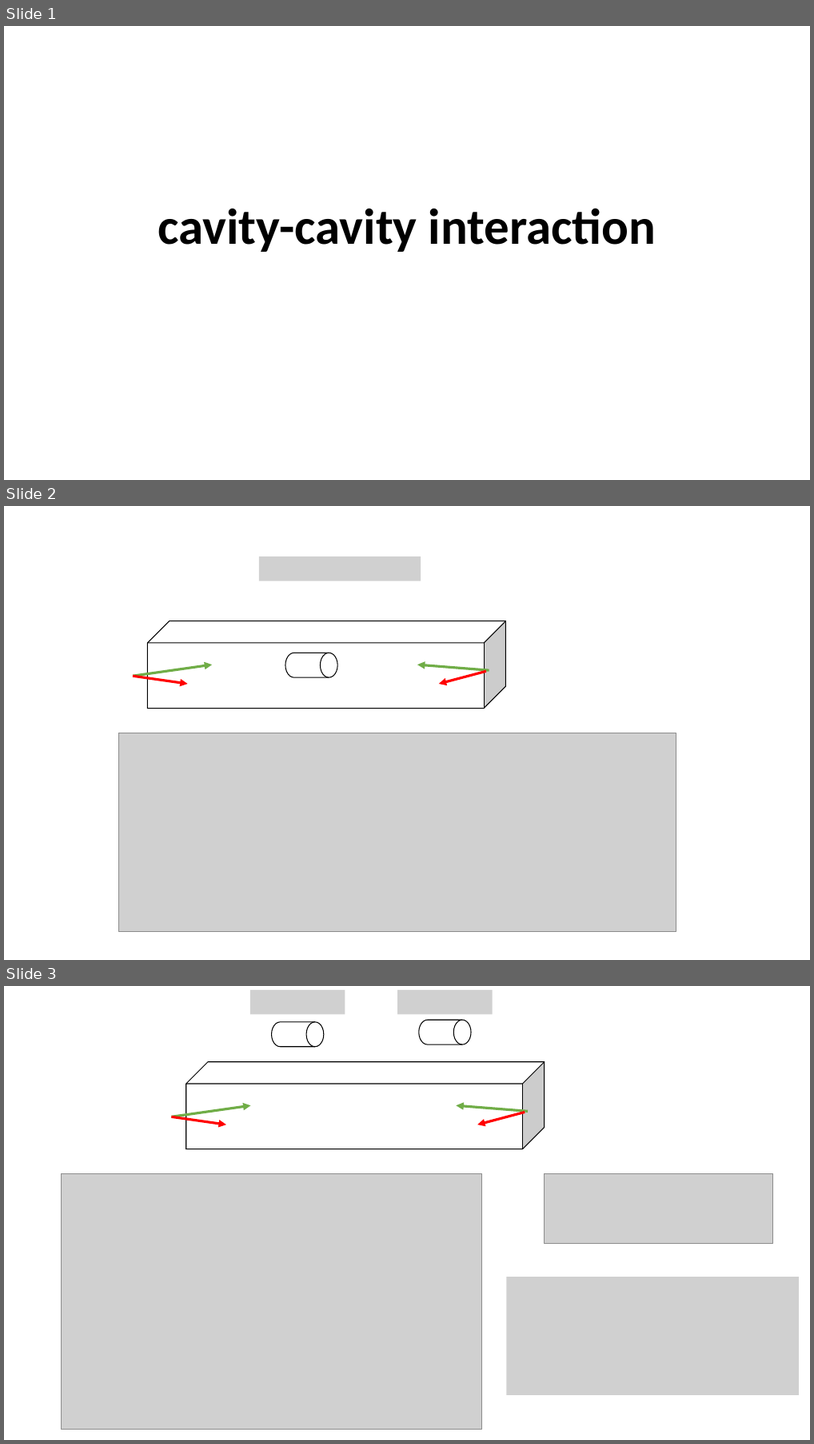
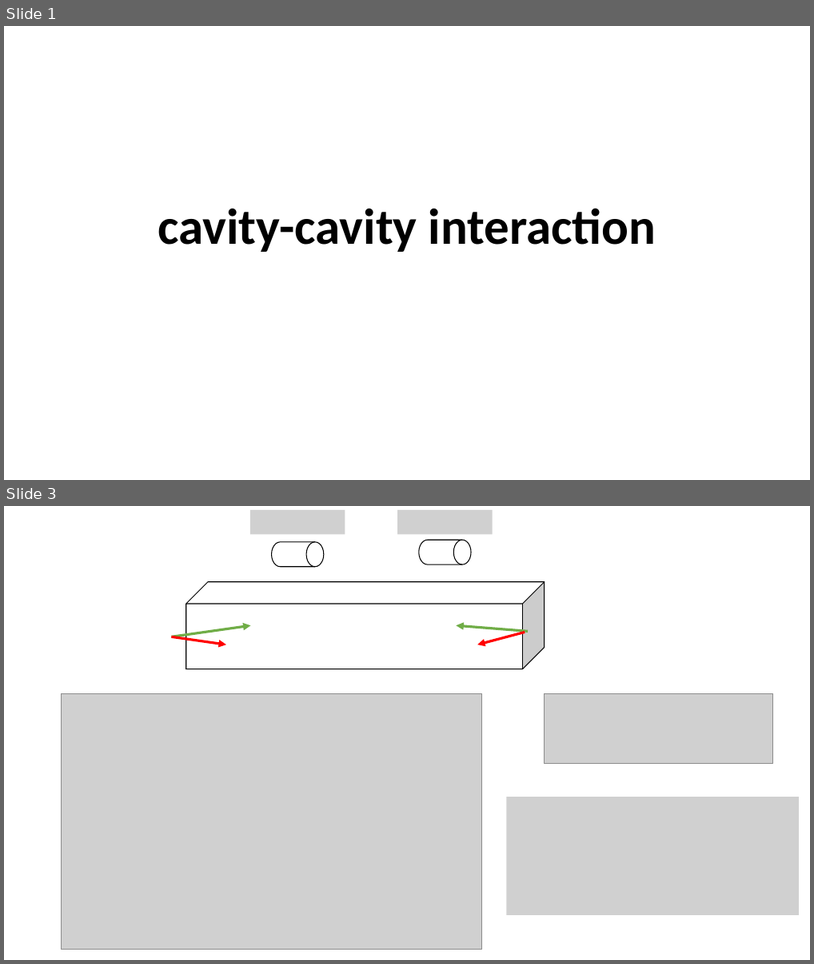
Before and after one commit to youjieyu888/circular-waveguide, a slide deck: cavity-cavity interaction.pptx. Shown one above the other, each under a label of ours: slides 1, 2 and 3 before the commit, slides 1 and 3 after it; the slides between them are not shown. The pictures are 814x1444 and 814x964 pixels, drawn with LibreOffice and Linux fonts; fonts in the diff are those of the drawing; grey boxes stand for pictures. Boxes give left, top, right and bottom in pixels: in the first picture for what was removed or moved away, otherwise in the second. Text is boxed around its words. In the diff, an @@ line names an element or a change of style, - is before the commit and + after.

```diff
--- a/cavity-cavity interaction.pptx
+++ b/cavity-cavity interaction.pptx
@@ slide 2 removed at [4, 506, 810, 960], background #FFFFFF @@
@@ picture removed at [259, 557, 422, 581] @@
@@ cube removed at [147, 621, 506, 708] @@
@@ arrow removed from (133, 676) to (212, 664) @@
@@ flow chart magnetic drum removed at [286, 652, 338, 677] @@
@@ arrow removed from (489, 670) to (418, 664) @@
@@ arrow removed from (486, 671) to (439, 684) @@
@@ arrow removed from (133, 676) to (188, 684) @@
@@ picture removed at [118, 733, 676, 932] @@
```
Also in this commit, not shown: 1 slide added, 10 other files.
